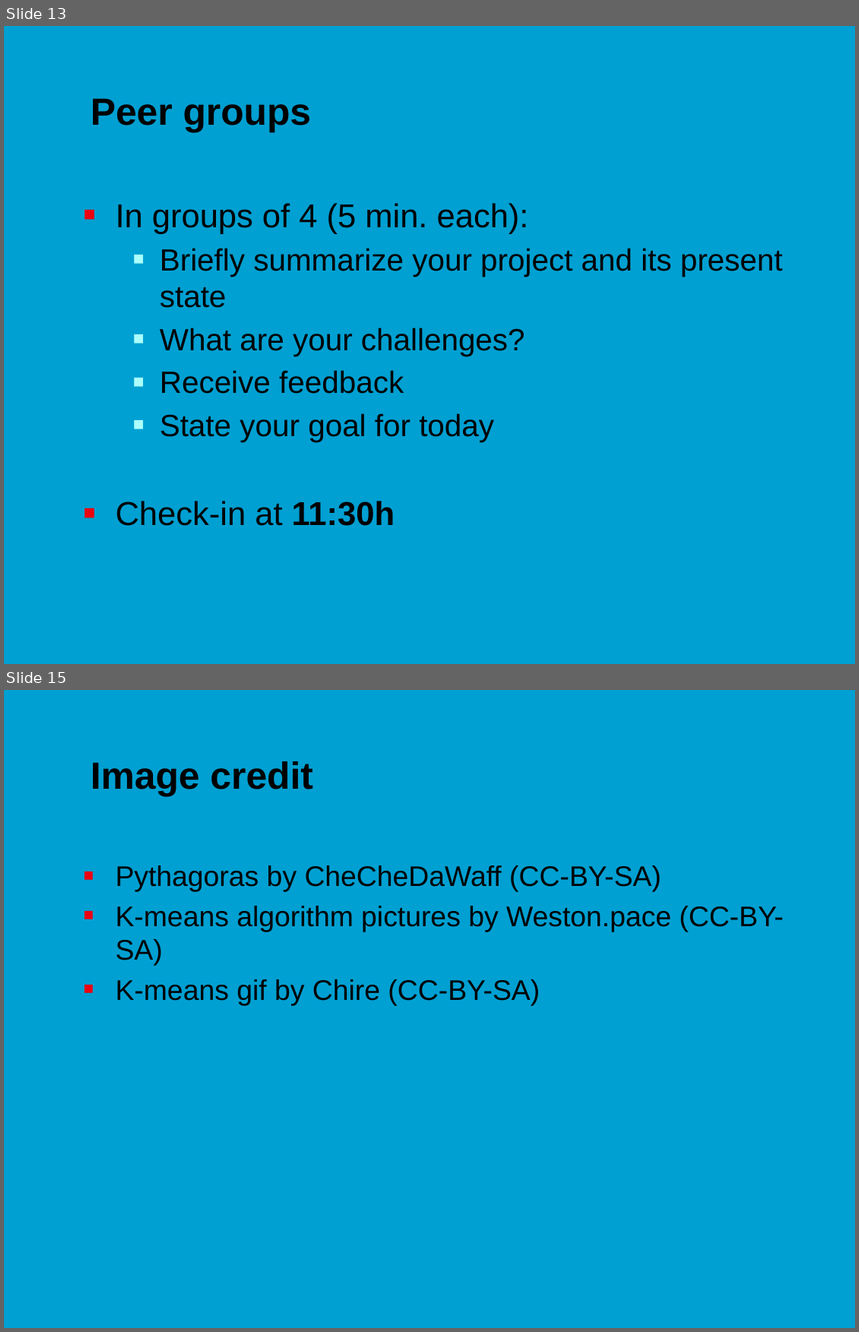
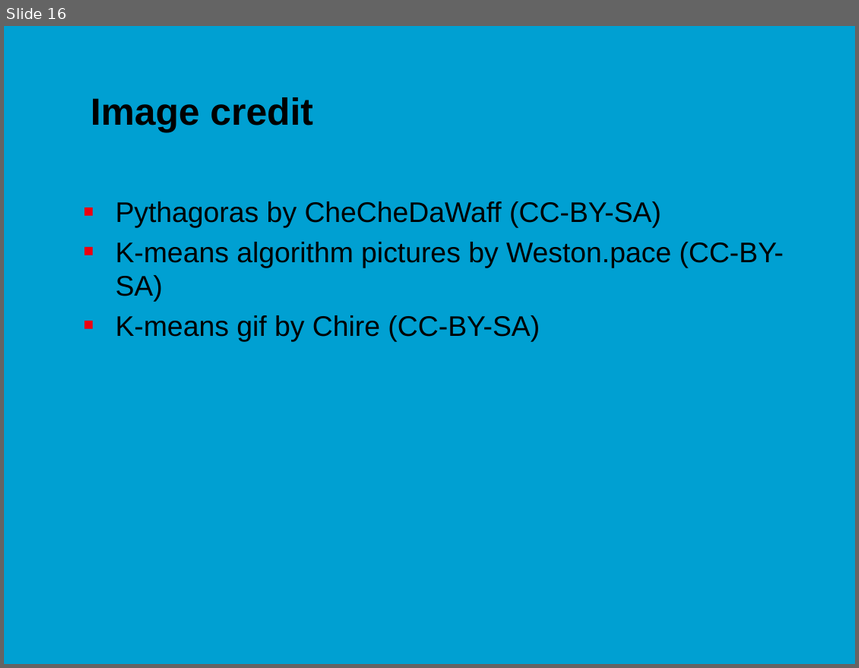
Before and after one commit to jonasmoons/data-driven-learning, a slide deck: slides/Week 7 - unsupervised learning.pptx. Shown one above the other, each under a label of ours: slides 13 and 15 before the commit, slide 16 after it; the slides between them are not shown. The pictures are 859x1332 and 859x668 pixels, drawn with LibreOffice and Linux fonts; fonts in the diff are those of the drawing; background and template pictures are left out. Boxes give left, top, right and bottom in pixels: in the first picture for what was removed or moved away, otherwise in the second. Text is boxed around its words. In the diff, an @@ line names an element or a change of style, - is before the commit and + after.

```diff
--- a/slides/Week 7 - unsupervised learning.pptx
+++ b/slides/Week 7 - unsupervised learning.pptx
@@ slide 13 removed at (4, 26, 855, 664), background picture (left out) @@
@@ title removed at (91, 98, 312, 132) @@
-Peer groups
@@ text removed at (116, 203, 783, 526) @@
-■ In groups of 4 (5 min. each):
-  ■ Briefly summarize your project and its present state
-  ■ What are your challenges?
-  ■ Receive feedback
-  ■ State your goal for today
-■ Check-in at 11:30h
@@ what was slide 15 is now slide 16 @@
```
Also in this commit, not shown: 1 slide changed, 5 slides added, 3 other slides removed, 3 other files.
